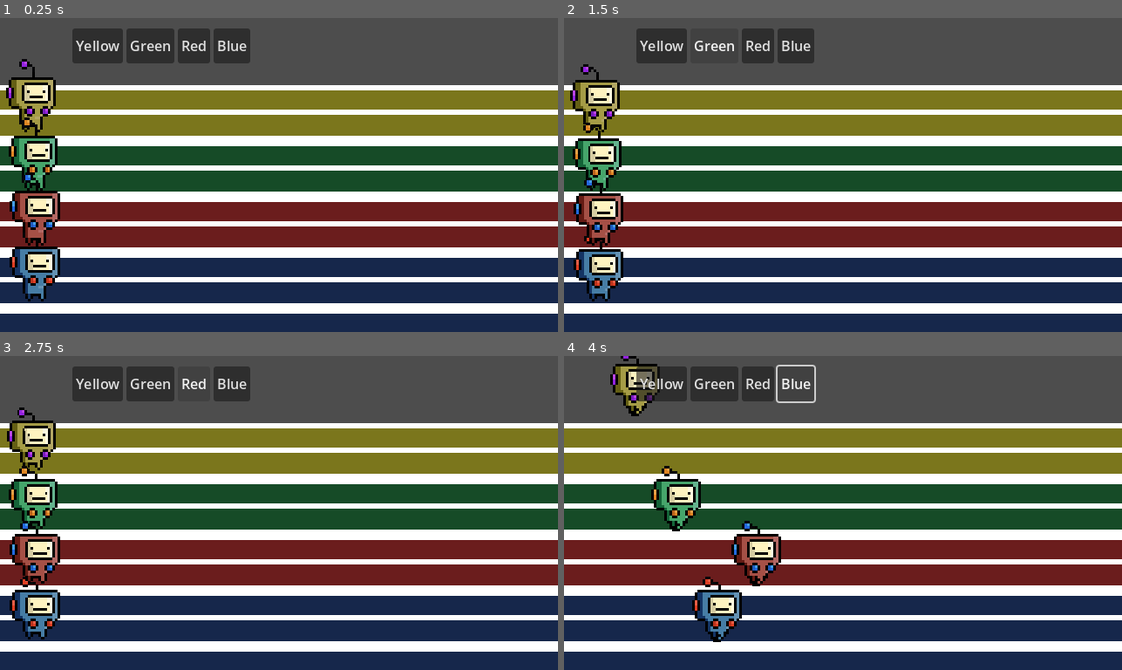
Above: before the commit, frames 1-4 (two rows, left to right).
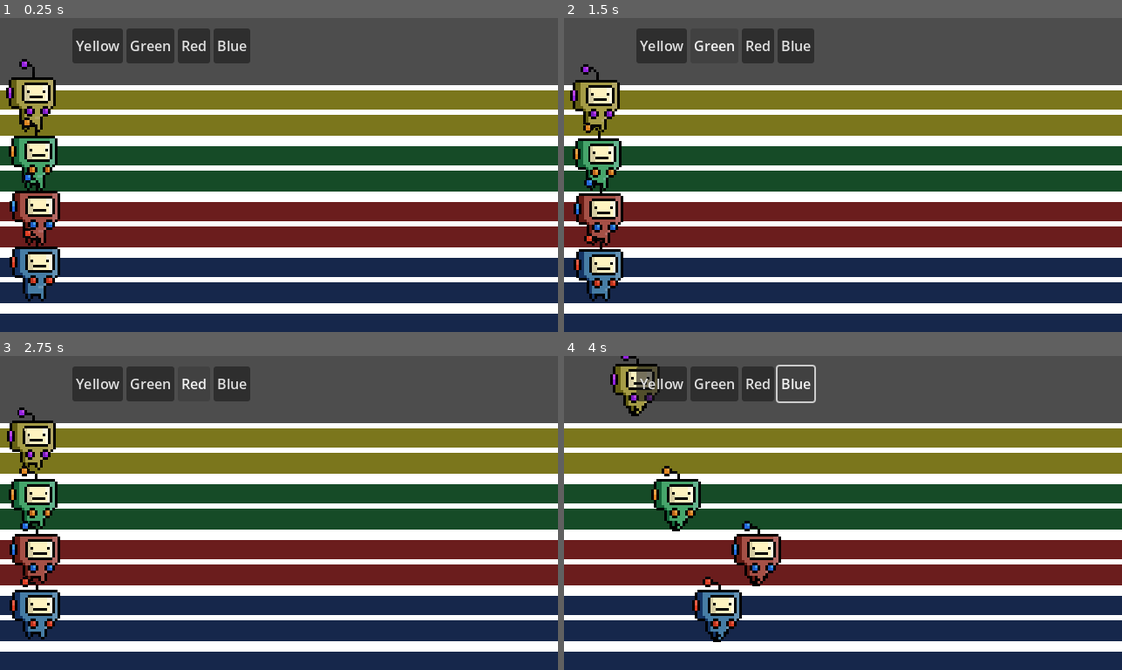
Above: after the commit, the same moments.

Repository: ArauvGit/congressional-app-challenge---superposition-sprint
Game: Godot game, scene res://Scenes/root.tscn
Same seed, same stepped clock (60 frames per second), same inputs: the game is played once before the commit and once after it. The project has no main scene, so this scene is started directly.
Inputs:
- Up to frame 1 (0.25 s): no input
- Up to frame 2 (1.5 s): click "Yellow" at 0.5 s; click "Green" at 1.25 s
- Up to frame 3 (2.75 s): click "Red" at 2 s
- Up to frame 4 (4 s): click "Blue" at 2.75 s; hold Right (ui_right) from 3.53 s (still down); tap Space (jump) at 3.77 s

The runs differ from the first frame. In frame 1, less than 0.1% of the frame differs, in the area x 4-7%, y 66-71%; in frame 2, less than 0.1%; in frame 3, less than 0.1%; in frame 4, nothing differs.
Error after the commit: Parse Error: Expected ":" after "if" condition. (res://Scenes/button.gd:16)

Commit message:
something
fixed some scripts

Diff:
--- a/Contestants.gd
+++ b/Contestants.gd
@@ -8,6 +8,7 @@
 
 func _ready():
 	_physics_process(false)
+	Global.state = Global.States.IDLE
 func _physics_process(delta: float) -> void:
 		# Add the gravity.
 	if not is_on_floor():
--- a/Scenes/button.gd
+++ b/Scenes/button.gd
@@ -1,4 +1,6 @@
 extends Button
+
+var groups: Array = ["blue", "green", "red", "yellow"]
 
 
 # Called when the node enters the scene tree for the first time.
@@ -9,3 +11,6 @@
 # Called every frame. 'delta' is the elapsed time since the previous frame.
 func _process(delta: float) -> void:
 	pass
+
+func _pressed() -> void:
+	if self.get_groups()
--- a/Scenes/player.gd
+++ b/Scenes/player.gd
@@ -2,7 +2,7 @@
 class_name Player
 
 func _ready() -> void:
-	Global.state = Global.States.IDLE
+	super._ready()
 
 
 # Called every frame. 'delta' is the elapsed time since the previous frame.
--- a/Scenes/root.tscn
+++ b/Scenes/root.tscn
@@ -12,6 +12,7 @@
 [ext_resource type="Texture2D" uid="uid://pxhtcq8sqrr0" path="res://Robot Walk Beta.png" id="9_8fnbn"]
 [ext_resource type="Texture2D" uid="uid://87li06w08gsy" path="res://Robot Color Palette/yellow robot color palette.png" id="10_fu36u"]
 [ext_resource type="Texture2D" uid="uid://bdhod7ax3cd7a" path="res://Robot Color Palette/green robot color palette.png" id="11_lwnbm"]
+[ext_resource type="Script" uid="uid://n8wna8cmko3x" path="res://Scenes/button.gd" id="13_lwnbm"]
 
 [sub_resource type="TileSetAtlasSource" id="TileSetAtlasSource_r3lo5"]
 texture = ExtResource("7_dun2r")
@@ -161,6 +162,12 @@
 shader_parameter/new_palette = ExtResource("4_ckhy6")
 shader_parameter/color_count = 0
 
+[sub_resource type="ShaderMaterial" id="ShaderMaterial_smepp"]
+shader = ExtResource("3_c3mwy")
+shader_parameter/original_palette = ExtResource("5_dun2r")
+shader_parameter/new_palette = ExtResource("10_fu36u")
+shader_parameter/color_count = 12
+
 [sub_resource type="AtlasTexture" id="AtlasTexture_fu36u"]
 atlas = ExtResource("8_8fnbn")
 region = Rect2(0, 0, 32, 32)
@@ -257,12 +264,6 @@
 "name": &"run",
 "speed": 14.0
 }]
-
-[sub_resource type="ShaderMaterial" id="ShaderMaterial_smepp"]
-shader = ExtResource("3_c3mwy")
-shader_parameter/original_palette = ExtResource("5_dun2r")
-shader_parameter/new_palette = ExtResource("10_fu36u")
-shader_parameter/color_count = 12
 
 [sub_resource type="ShaderMaterial" id="ShaderMaterial_4hbtj"]
 shader = ExtResource("3_c3mwy")
@@ -312,27 +313,14 @@
 limit_right = 2294
 limit_bottom = 10000225
 
-[node name="Player4" parent="Node2D" unique_id=538173699 node_paths=PackedStringArray("animated_sprite") instance=ExtResource("1_8pvmw")]
-material = SubResource("ShaderMaterial_86vg6")
-position = Vector2(83, 382.99997)
-scale = Vector2(1.5, 1.5)
-animated_sprite = NodePath("sprite")
-
-[node name="sprite" type="AnimatedSprite2D" parent="Node2D/Player4" unique_id=2109672104]
-texture_filter = 1
-position = Vector2(1, -1)
-scale = Vector2(2, 2)
-sprite_frames = SubResource("SpriteFrames_sdnvj")
-autoplay = "default"
-
-[node name="Player3" parent="Node2D" unique_id=54896673 node_paths=PackedStringArray("animated_sprite") instance=ExtResource("1_8pvmw")]
+[node name="yellow" parent="Node2D" unique_id=54896673 node_paths=PackedStringArray("animated_sprite") groups=["yellow"] instance=ExtResource("1_8pvmw")]
 material = SubResource("ShaderMaterial_86vg6")
 position = Vector2(82, 189)
 scale = Vector2(1.5, 1.5)
 default_speed_value = 100
 animated_sprite = NodePath("sprite")
 
-[node name="sprite" type="AnimatedSprite2D" parent="Node2D/Player3" unique_id=81889352]
+[node name="sprite" type="AnimatedSprite2D" parent="Node2D/yellow" unique_id=81889352]
 texture_filter = 1
 material = SubResource("ShaderMaterial_smepp")
 position = Vector2(-1, -2)
@@ -341,14 +329,14 @@
 animation = &"run"
 autoplay = "default"
 
-[node name="Player2" parent="Node2D" unique_id=2091144046 node_paths=PackedStringArray("animated_sprite") instance=ExtResource("1_8pvmw")]
+[node name="green" parent="Node2D" unique_id=2091144046 node_paths=PackedStringArray("animated_sprite") groups=["green"] instance=ExtResource("1_8pvmw")]
 material = SubResource("ShaderMaterial_4hbtj")
 position = Vector2(81, 252.00002)
 scale = Vector2(1.5, 1.5)
 default_speed_value = 200
 animated_sprite = NodePath("sprite")
 
-[node name="sprite" type="AnimatedSprite2D" parent="Node2D/Player2" unique_id=409283385]
+[node name="sprite" type="AnimatedSprite2D" parent="Node2D/green" unique_id=409283385]
 texture_filter = 1
 material = SubResource("ShaderMaterial_so2ip")
 position = Vector2(1, 0)
@@ -356,14 +344,14 @@
 sprite_frames = SubResource("SpriteFrames_sdnvj")
 autoplay = "default"
 
-[node name="Player" parent="Node2D" unique_id=1916415869 node_paths=PackedStringArray("animated_sprite") instance=ExtResource("1_8pvmw")]
+[node name="red" parent="Node2D" unique_id=1916415869 node_paths=PackedStringArray("animated_sprite") groups=["red"] instance=ExtResource("1_8pvmw")]
 material = SubResource("ShaderMaterial_86vg6")
 position = Vector2(83, 321.99997)
 scale = Vector2(1.5, 1.5)
 default_speed_value = 400
 animated_sprite = NodePath("sprite")
 
-[node name="sprite" type="AnimatedSprite2D" parent="Node2D/Player" unique_id=264852051]
+[node name="sprite" type="AnimatedSprite2D" parent="Node2D/red" unique_id=264852051]
 texture_filter = 1
 material = SubResource("ShaderMaterial_8b75n")
 position = Vector2(1, -1)
@@ -371,6 +359,19 @@
 sprite_frames = SubResource("SpriteFrames_sdnvj")
 autoplay = "default"
 
+[node name="blue" parent="Node2D" unique_id=538173699 node_paths=PackedStringArray("animated_sprite") groups=["blue"] instance=ExtResource("1_8pvmw")]
+material = SubResource("ShaderMaterial_86vg6")
+position = Vector2(83, 382.99997)
+scale = Vector2(1.5, 1.5)
+animated_sprite = NodePath("sprite")
+
+[node name="sprite" type="AnimatedSprite2D" parent="Node2D/blue" unique_id=2109672104]
+texture_filter = 1
+position = Vector2(1, -1)
+scale = Vector2(2, 2)
+sprite_frames = SubResource("SpriteFrames_sdnvj")
+autoplay = "default"
+
 [node name="Main Menu" parent="." unique_id=338399537 instance=ExtResource("1_i04dx")]
 visible = false
 
@@ -380,21 +381,25 @@
 offset_right = -104.0
 offset_bottom = 148.0
 
-[node name="yellow" type="Button" parent="HBoxContainer" unique_id=1668234909]
+[node name="yellow" type="Button" parent="HBoxContainer" unique_id=1668234909 groups=["yellow"]]
 layout_mode = 2
 text = "Yellow"
-
-[node name="green" type="Button" parent="HBoxContainer" unique_id=1144025427]
+script = ExtResource("13_lwnbm")
+
+[node name="green" type="Button" parent="HBoxContainer" unique_id=1144025427 groups=["green"]]
 layout_mode = 2
 text = "Green
 "
-
-[node name="red" type="Button" parent="HBoxContainer" unique_id=570978373]
+script = ExtResource("13_lwnbm")
+
+[node name="red" type="Button" parent="HBoxContainer" unique_id=570978373 groups=["red"]]
 layout_mode = 2
 text = "Red
 "
-
-[node name="blue" type="Button" parent="HBoxContainer" unique_id=1049710355]
+script = ExtResource("13_lwnbm")
+
+[node name="blue" type="Button" parent="HBoxContainer" unique_id=1049710355 groups=["blue"]]
 layout_mode = 2
 text = "Blue
 "
+script = ExtResource("13_lwnbm")
